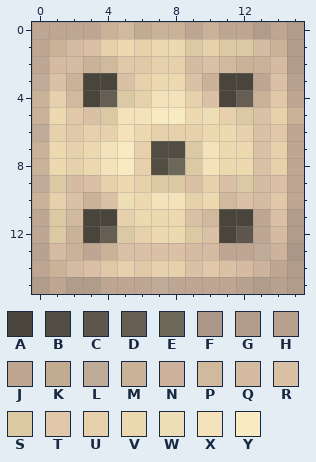
Edited in one commit: pixel-art sprite (dice3/dice3_5.png). This is how it looked before the edit.
The file is 16x16 pixels. Colours within 5 levels of each other are drawn and written as one.
Palette (. is transparent): A #4a453c  B #514d43  C #5f574e  D #665e52  E #6c6759  F #ab9787  G #b19b89  H #b8a18e  J #bea692  K #c2ac91  L #c0aa98  M #cab298  N #cdb39e  P #d0b99c  Q #d4bba2  R #dac0a4  S #dbc9a3  T #e1c8a9  U #e7d1ad  V #edd9b0  W #eedeb6  X #f4e3ba  Y #f9ebc1
Once edited:
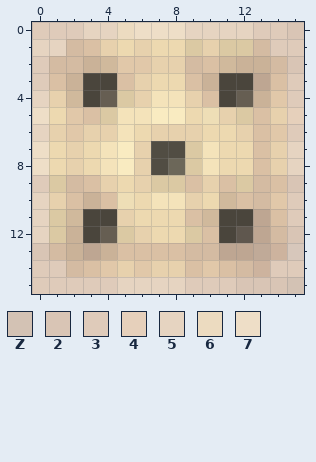
Colours new in this view: Z #d3c2b4  2 #d9c5b5  3 #dfcbba  4 #e6d0bb  5 #e6d4c1  6 #ecdbc0  7 #eedec7
Diff:
colour F: #ab9787 -> #d7c7bb
y 0: x 0..15 JJJJMPKMMJMJJGJG -> 3335567775555332
y 1: x 0..1 JM -> 55; x 14..15 MG -> 33
y 2: x 0 J -> 3; x 15 G -> 2
y 3: x 0 L -> 3; x 15 H -> 3
y 4: x 0 M -> 5; x 15 J -> 3
y 5: x 0 M -> 7; x 15 M -> 4
y 6: x 0 L -> 5; x 15 J -> 3
y 7..8: x 0 M -> 7; x 15 J -> 5
y 9: x 0 L -> 3; x 15 J -> 2
y 10: x 0 M -> 5; x 15 J -> 3
y 11: x 0 J -> 5; x 15 G -> 3
y 12: x 0 J -> 5; x 15 G -> 2
y 13: x 0 H -> 2
y 14: x 0..1 JM -> 33; x 14..15 JG -> 33
y 15: x 0..15 GJGGJJJLJJJJHGHG -> 333335555333222Z
Changed places in both pictures, as pixel boxes (x1, y1, x2, y2):
changed: (32, 22, 304, 294)
